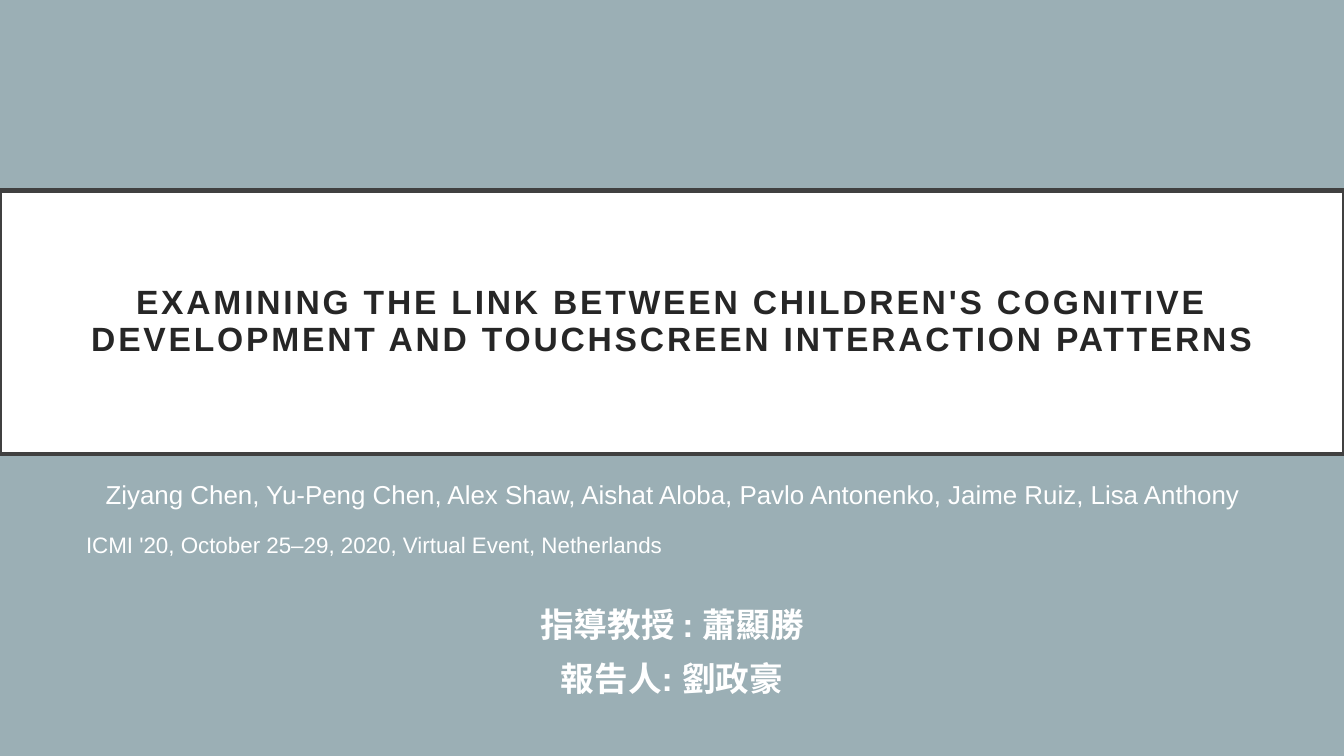
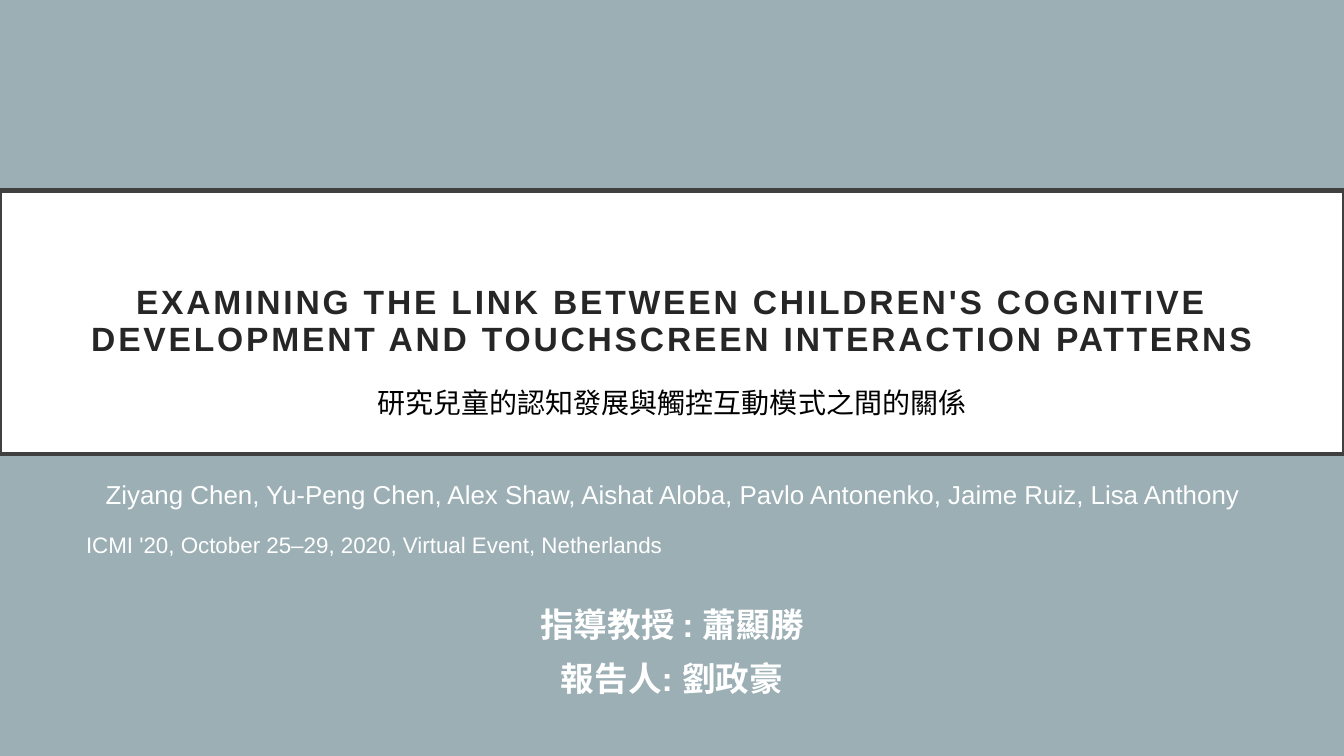
Before and after one commit to crkteam/school, a slide deck: slide 1 of 我的論文/2021-9-26報告內容/2021-9-27.pptx. Drawn at 1344x756 pixels with LibreOffice and Linux fonts; fonts in the diff are those of the drawing. Boxes give left, top, right and bottom in pixels: in the first picture for what was removed or moved away, otherwise in the second. Text is boxed around its words. In the diff, an @@ line names an element or a change of style, - is before the commit and + after.

```diff
--- a/我的論文/2021-9-26報告內容/2021-9-27.pptx
+++ b/我的論文/2021-9-26報告內容/2021-9-27.pptx
@@ text added at (377,389,966,416), 20 pt, text #000000 @@
+研究兒童的認知發展與觸控互動模式之間的關係
```
Also in this commit, not shown: 2 other slides changed, 1 slide added, 3 slides removed, 2 other files.
